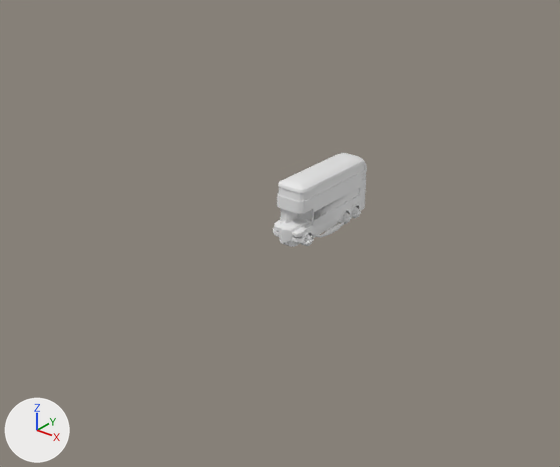
Before and after pictures for a commit that changed the Blender file firstDiorama.blend.
Before and after are seen from a camera (50 mm lens) standing at (10.93, -15.49, 8.69) and looking at (-0.4, -1.33, -0.09). The lights are fixed; the arrows at lower left show +X, +Y and +Z.

In view in the first picture: 'Bus'.
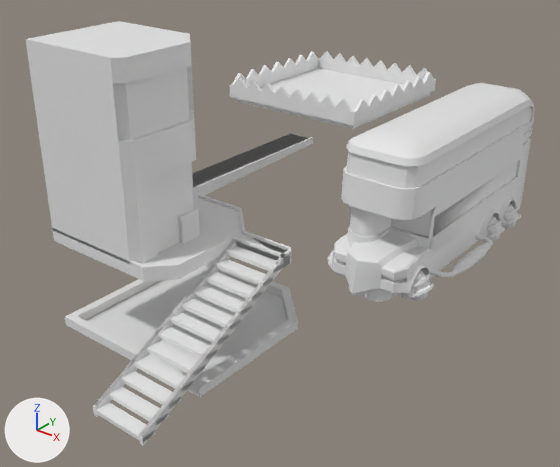
What differs and where, as boxes [x1, y1, x2, y2] in the pictures (560 x 467 px):
'Plane.020', added
    after: [25, 21, 200, 264]
'Bus', moved, rescaled (118% wider, 133% taller)
    before: [274, 153, 367, 243]
    after: [331, 83, 535, 294]
'PlatformOnBottom', added
    after: [65, 259, 298, 397]
'Tower', shown
    after: [229, 51, 436, 129]
'Stairs', added
    after: [93, 246, 283, 443]
'Platform', added
    after: [52, 134, 313, 281]
'StairsHolder', added
    after: [93, 240, 283, 446]
'PlatformRing', added
    after: [52, 137, 313, 270]
'Vert', moved, rescaled
    before: [314, 220, 344, 237]
    after: [430, 234, 493, 278]
'EngineFront', moved, rescaled
    before: [273, 228, 314, 246]
    after: [328, 249, 434, 301]
'Battery', moved, rescaled
    before: [282, 241, 300, 247]
    after: [349, 287, 398, 302]
'EngineBack1', moved, rescaled
    before: [342, 212, 352, 224]
    after: [485, 216, 505, 242]
'EngineBack2', moved, rescaled
    before: [352, 206, 361, 218]
    after: [502, 203, 521, 229]

Patch to the scene script:
```diff
--- a/firstDiorama.blend.py
+++ b/firstDiorama.blend.py
@@ me_plane_024 @@
+me_plane_024.from_pydata(...)  # 78 vertices, 69 faces; spans x -1.0..2.2, y -1.0..1.8, z 0.0..4.9
@@ me_plane_023 @@
+me_plane_023.from_pydata(...)  # 20 vertices, 17 faces; spans x -1.0..1.0, y -1.0..1.0, z 0.0..0.1
@@ me_plane_022 @@
+me_plane_022.from_pydata(...)  # 113 vertices, 109 faces; spans x -1.0..4.63, y -1.0..9.0, z 0.0..0.07
@@ me_plane_010 @@
+me_plane_010.from_pydata(...)  # 37 vertices, 24 faces; spans x 1.37..6.63, y -3.25..6.63, z -2.55..0.0
@@ me_plane_009 @@
+me_plane_009.from_pydata(...)  # a box spanning x 3.01..4.63, y 1.14..1.51, z -0.25..-0.14
@@ me_plane_005 @@
+me_plane_005.from_pydata(...)  # 125 vertices, 89 faces, 15 loose edges; spans x -1.0..4.63, y -1.0..9.0, z -0.3..0.0
@@ ob_tower @@
 ob_tower = bpy.data.objects.new('Tower', me_plane)
-ob_tower.location = (-8.63, 3.78, 1.55)
+ob_tower.location = (-1.48, 2.48, 2.47)
+ob_tower.scale = (1.93, 1.93, 1.93)
 _m = ob_tower.modifiers.new('Mirror', 'MIRROR')
 _m.use_axis = (True, True, False)
-ob_tower.hide_set(True)
@@ ob_bus @@
 ob_bus = bpy.data.objects.new('Bus', me_circle_001)
-ob_bus.location = (-0.02, -1.27, -0.02)
+ob_bus.location = (2.73, -1.52, -0.02)
 ob_bus.rotation_euler = (0.0, 1.571, 0.0)  # degrees (0, 90, 0)
-ob_bus.scale = (0.239, 0.239, 0.239)
+ob_bus.scale = (0.532, 0.532, 0.532)
@@ ob_plane_020 @@
+ob_plane_020 = bpy.data.objects.new('Plane.020', me_plane_024)
+ob_plane_020.location = (-4.0, -4.0, 0.0)
@@ ob_platformonbottom @@
+ob_platformonbottom = bpy.data.objects.new('PlatformOnBottom', me_plane_023)
+ob_platformonbottom.location = (-2.45, -2.45, -2.88)
+ob_platformonbottom.scale = (2.55, 2.55, 2.55)
@@ ob_platformring @@
+ob_platformring = bpy.data.objects.new('PlatformRing', me_plane_022)
+ob_platformring.location = (-4.0, -4.0, 0.0)
@@ ob_stairsholder @@
+ob_stairsholder = bpy.data.objects.new('StairsHolder', me_plane_010)
+ob_stairsholder.location = (-4.0, -4.0, 0.0)
@@ ob_stairs @@
+ob_stairs = bpy.data.objects.new('Stairs', me_plane_009)
+ob_stairs.location = (-4.0, -4.0, 0.0)
+_m = ob_stairs.modifiers.new('Array', 'ARRAY')
+_m.count = 12
+_m.use_constant_offset = True
+_m.constant_offset_displace = (0.0, -0.4, -0.2)
+_m.use_relative_offset = False
@@ ob_platform @@
+ob_platform = bpy.data.objects.new('Platform', me_plane_005)
+ob_platform.location = (-4.0, -4.0, 0.0)
```
